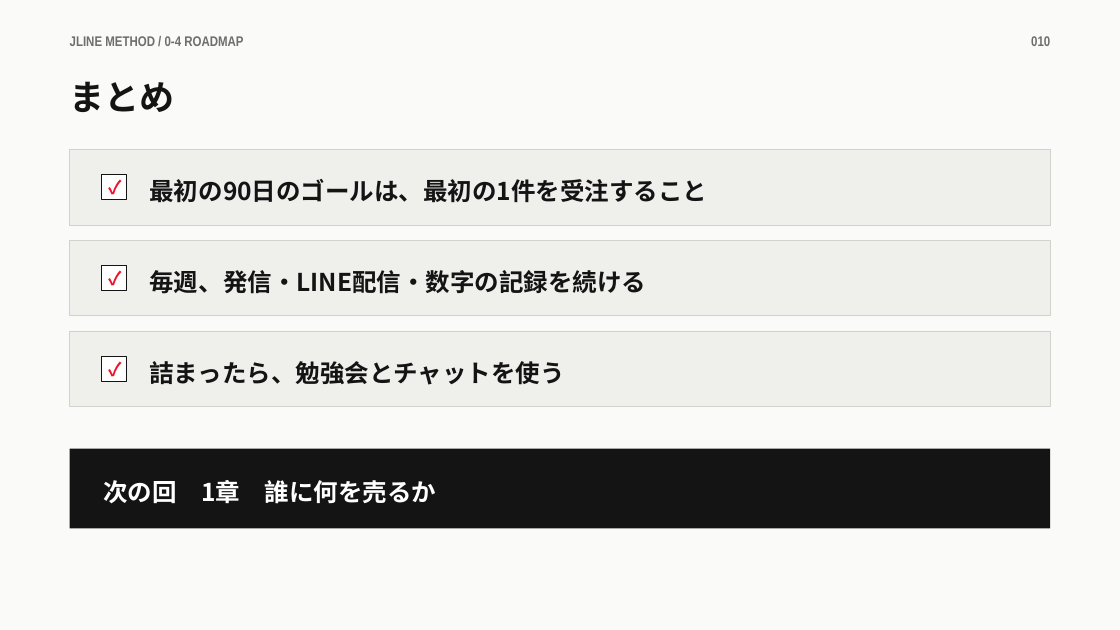
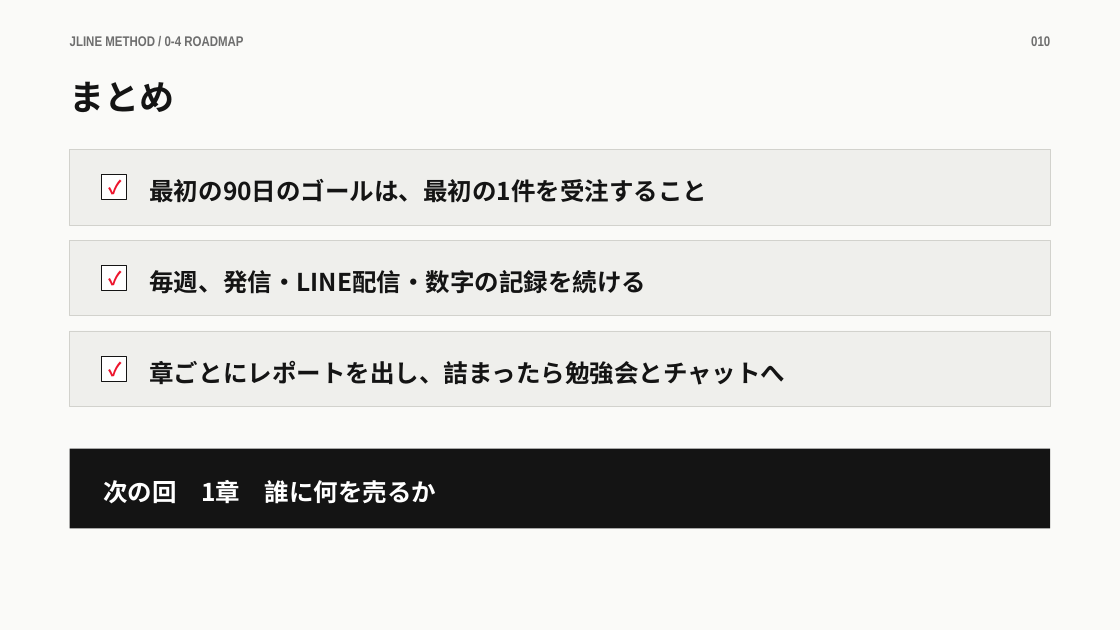
Before and after one commit to takafumisuzuki1117-sys/takafumi_suzuki, a slide deck: slide 10 of JLINEメソッド/教材/0章/0-4_この講座の進め方.pptx. Drawn at 1120x630 pixels with LibreOffice and Linux fonts; fonts in the diff are those of the drawing. Boxes give left, top, right and bottom in pixels: in the first picture for what was removed or moved away, otherwise in the second. Text is boxed around its words. In the diff, an @@ line names an element or a change of style, - is before the commit and + after.

```diff
--- a/JLINEメソッド/教材/0章/0-4_この講座の進め方.pptx
+++ b/JLINEメソッド/教材/0章/0-4_この講座の進め方.pptx
@@ text at (150, 361, 786, 385): text changed @@
-詰まったら、勉強会とチャットを使う
+章ごとにレポートを出し、詰まったら勉強会とチャットへ
```
Also in this commit, not shown: 1 slide added, 1 slide removed, 9 other files.
